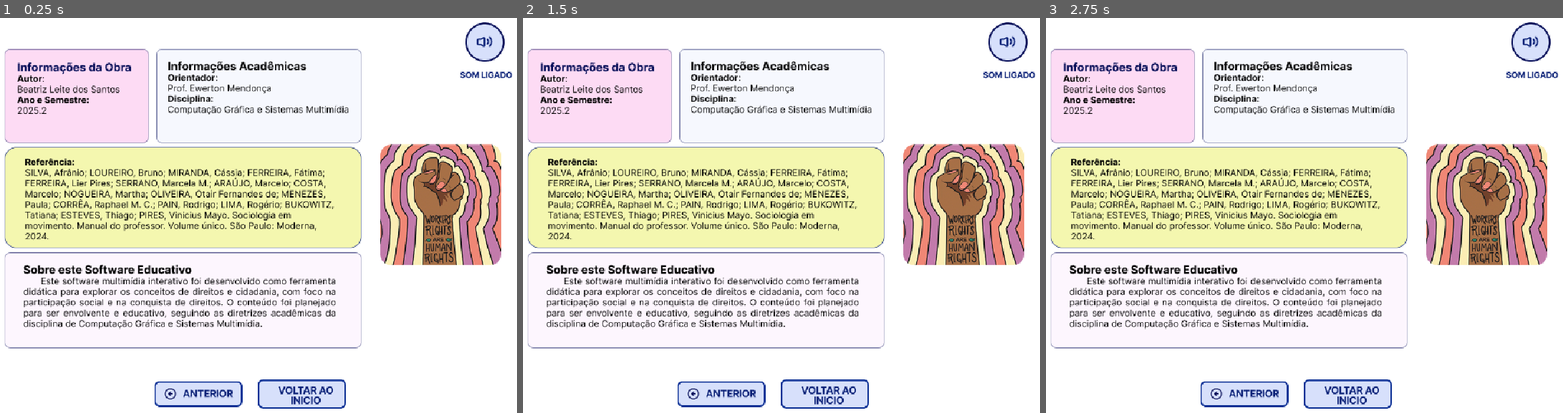
Above: before the commit, frames 1-3 (left to right).
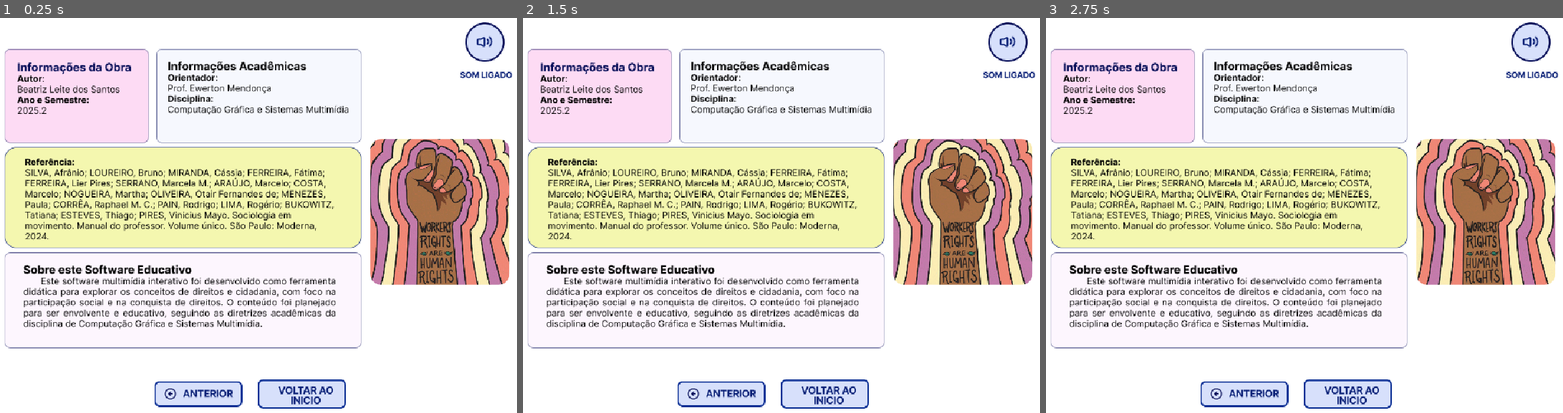
Above: after the commit, the same moments.

Repository: beatrizldsantos/ebook-direitos-e-cidadania
Game: Godot game, scene res://scenes/frame8_contracapa.tscn
Two runs of this game, one before a commit and one after it. Both use one fixed random seed, a clock stepped at 60 frames per second and the inputs below. This scene is started directly instead of the project's main scene. Video files are missing from this copy of the repository; at most half a second of black plays in their place.
Inputs (mouse positions are in pixels of both pictures, inside the frame that each line leads up to):
- Up to frame 1 (0.25 s): no input
- Up to frame 2 (1.5 s): move the mouse to (905, 203) at 0.52 s; hold Right (ui_right) 0.53-1.25 s; click (905, 203) at 0.67 s; drag from (662, 243) to (750, 310) at 1.27 s
- Up to frame 3 (2.75 s): move the mouse to (1356, 128) at 2.02 s; hold Right (ui_right) from 2.03 s (still down)

The runs differ from the first frame. In frame 1, 6.8% of the frame differs, in the area x 71-99%, y 30-68%; in frame 2, 8.3%; in frame 3, 8.6%.

Commit message:
feat: adiciona Sprite2Ds nos frames 2 e 8

Diff:
--- a/scenes/frame2_cidadania.tscn
+++ b/scenes/frame2_cidadania.tscn
@@ -18,7 +18,7 @@
 [ext_resource type="Texture2D" uid="uid://db1v2sc73qq3t" path="res://assets/images/Components_Frame 2/2.2_BS_civis.png" id="10_uvmu2"]
 [ext_resource type="Texture2D" uid="uid://dtwani5ywpffs" path="res://assets/images/Components_Frame 4/Balao.png" id="17_t1bg0"]
 [ext_resource type="Texture2D" uid="uid://cgg20eapiun68" path="res://assets/images/Components_Frame 2/spritesheet_8_frames_fixed.png" id="18_3voma"]
-[ext_resource type="Script" uid="uid://c13stbb0ndy85" path="res://scripts/sprite2dFrame2.gd" id="19_o103n"]
+[ext_resource type="Script" uid="uid://c13stbb0ndy85" path="res://scripts/sprite2dFrame2e8.gd" id="19_o103n"]
 
 [sub_resource type="StyleBoxFlat" id="StyleBoxFlat_uvmu2"]
 bg_color = Color(0.847562, 0.841028, 0.969055, 1)
@@ -237,9 +237,10 @@
 scale = Vector2(1.3999996, 1.3636363)
 texture = ExtResource("18_3voma")
 hframes = 8
-frame = 2
+frame = 6
 script = ExtResource("19_o103n")
 total_frames = 8
+metadata/_edit_lock_ = true
 
 [connection signal="pressed" from="VBoxContainer/HBoxContainer/anterior" to="VBoxContainer/HBoxContainer/anterior" method="pagAnterior"]
 [connection signal="pressed" from="VBoxContainer/HBoxContainer/proximo" to="VBoxContainer/HBoxContainer/proximo" method="proxPag"]
--- a/scenes/frame8_contracapa.tscn
+++ b/scenes/frame8_contracapa.tscn
@@ -1,9 +1,18 @@
-[gd_scene load_steps=5 format=3 uid="uid://dgw12qicuokfi"]
+[gd_scene load_steps=8 format=3 uid="uid://dgw12qicuokfi"]
 
 [ext_resource type="Texture2D" uid="uid://dnqkl8266rihr" path="res://assets/images/Frame 8 - Contra Capa.png" id="1_smeb5"]
 [ext_resource type="Texture2D" uid="uid://cdfopk5gj6w6n" path="res://assets/button/ant_capa.png" id="4_lgo3d"]
 [ext_resource type="Script" uid="uid://d26rndu622wp5" path="res://scripts/buttons.gd" id="5_heciq"]
+[ext_resource type="Texture2D" uid="uid://domjuorufr2s7" path="res://assets/images/Components_Frame 8/output-onlinegiftools.png" id="5_smeb5"]
 [ext_resource type="Texture2D" uid="uid://bo2i1hk1btnea" path="res://assets/button/volt_inicio.png" id="6_hpes6"]
+[ext_resource type="Script" uid="uid://c13stbb0ndy85" path="res://scripts/sprite2dFrame2e8.gd" id="6_ug46d"]
+
+[sub_resource type="StyleBoxFlat" id="StyleBoxFlat_lgo3d"]
+bg_color = Color(0.847562, 0.841028, 0.969055, 1)
+corner_radius_top_left = 20
+corner_radius_top_right = 20
+corner_radius_bottom_right = 20
+corner_radius_bottom_left = 20
 
 [node name="Frame8_tscn" type="Node2D"]
 
@@ -40,5 +49,33 @@
 flat = true
 script = ExtResource("5_heciq")
 
+[node name="Control2" type="Control" parent="."]
+layout_mode = 3
+anchors_preset = 0
+offset_right = 40.0
+offset_bottom = 40.0
+
+[node name="Sprit2dPanel" type="Panel" parent="Control2"]
+clip_children = 2
+layout_mode = 1
+anchors_preset = -1
+anchor_left = 17.95
+anchor_top = 5.8250003
+anchor_right = 24.175001
+anchor_bottom = 12.85
+offset_top = -1.5258789e-05
+offset_right = -6.1035156e-05
+offset_bottom = -20.0
+theme_override_styles/panel = SubResource("StyleBoxFlat_lgo3d")
+
+[node name="Sprite2D" type="Sprite2D" parent="Control2/Sprit2dPanel"]
+position = Vector2(121.99998, 125.000015)
+scale = Vector2(0.52610457, 0.55421686)
+texture = ExtResource("5_smeb5")
+hframes = 3
+frame = 2
+script = ExtResource("6_ug46d")
+total_frames = 3
+
 [connection signal="pressed" from="VBoxContainer/HBoxContainer/anterior" to="VBoxContainer/HBoxContainer/anterior" method="pagAnterior"]
 [connection signal="pressed" from="VBoxContainer/HBoxContainer/proximo" to="VBoxContainer/HBoxContainer/anterior" method="voltarInicio"]
Renamed: scripts/sprite2dFrame2.gd -> scripts/sprite2dFrame2e8.gd
Renamed: scripts/sprite2dFrame2.gd.uid -> scripts/sprite2dFrame2e8.gd.uid
